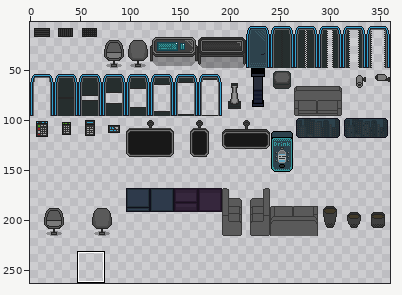
Sprite sheet: art/corporation/Corporation Furnitures.png. The picture above shows the old version from afar; the outline marks the close-up.
Close-up. As it was:
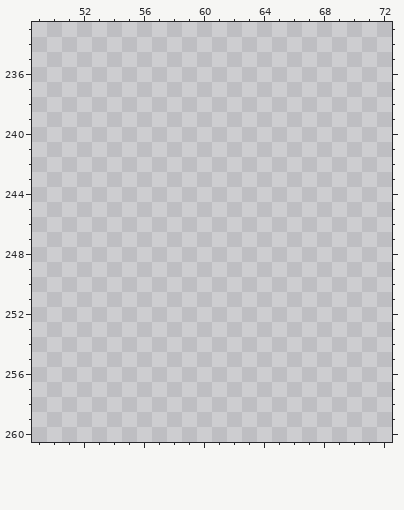
The file is 360x360 pixels. Colours within 5 levels of each other are drawn and written as one. Shown: x 49..72, y 233..260. The wide view leaves out empty margins. The commit also changed other parts of the picture, which this record leaves out.
Palette (. is transparent): 
New version:
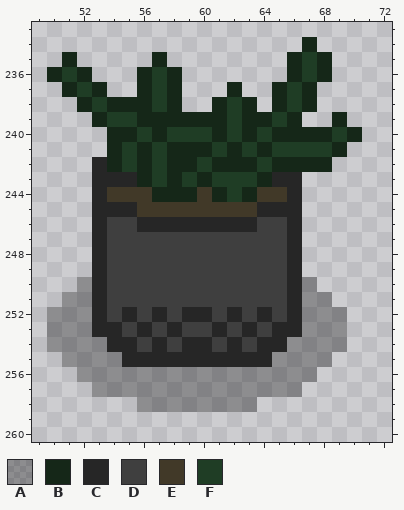
Colours new in this view: A #00000050  B #152718  C #262626  D #3f3f3f  E #413928  F #1f3d25
From old to new:
There is now colour A in row 250 at x 52 and 67; in row 251 at x 51 to 52 and 67 to 68; in rows 252 to 253 at x 50 to 52 and 67 to 69; in row 254 at x 50 to 53 and 66 to 69; in row 255 at x 51 to 54 and 65 to 68; in row 256 at x 52 to 67.
There is now colour A in row 257 at x 53 to 66; in row 258 at x 56 to 63.
There is now colour B in row 234 at x 67; in row 235 at x 51, 57, 66 and 68; in row 236 at x 50, 52, 56, 58, 66 and 68; in row 237 at x 51, 53, 56, 58, 62, 65 and 67; in row 238 at x 52, 54 to 56, 58, 61, 63, 65 and 67; in row 239 at x 53, 56 to 61, 63 to 64, 66 and 69.
There is now colour B in row 240 at x 54 to 55, 57, 61, 63, 65 to 68 and 70; in row 241 at x 54, 56, 58 to 60, 62, 64 and 69; in row 242 at x 54, 56, 58 to 59, 61 to 63 and 65 to 68; in row 243 at x 56, 58, 60 and 64; in row 244 at x 57 to 59, 61 and 63.
There is now colour C in row 242 at x 53; in row 243 at x 53 to 55 and 65 to 66; in row 244 at x 53 and 66; in row 245 at x 53 to 55 and 64 to 66; in row 246 at x 53, 56 to 63 and 66; in rows 247 to 251 at x 53 and 66.
There is now colour C in row 252 at x 53, 55, 57, 59 to 60, 62, 64 and 66; in row 253 at x 53 to 54, 56, 58, 61, 63 and 65 to 66; in row 254 at x 54 to 55, 57, 59 to 60, 62 and 64 to 65; in row 255 at x 55 to 64.
There is now colour D in row 246 at x 54 to 55 and 64 to 65; in rows 247 to 251 at x 54 to 65; in row 252 at x 54, 56, 58, 61, 63 and 65; in row 253 at x 55, 57, 59 to 60, 62 and 64; in row 254 at x 56, 58, 61 and 63.
There is now colour E in row 244 at x 54 to 56, 60 and 64 to 65; in row 245 at x 56 to 63.
There is now colour F in row 235 at x 67; in row 236 at x 51, 57 and 67; in row 237 at x 52, 57 and 66; in row 238 at x 53, 57, 62 and 66; in row 239 at x 54 to 55, 62 and 65; in row 240 at x 56, 58 to 60, 62, 64 and 69.
There is now colour F in row 241 at x 55, 57, 61, 63 and 65 to 68; in row 242 at x 55, 57, 60 and 64; in row 243 at x 57, 59 and 61 to 63; in row 244 at x 62.
